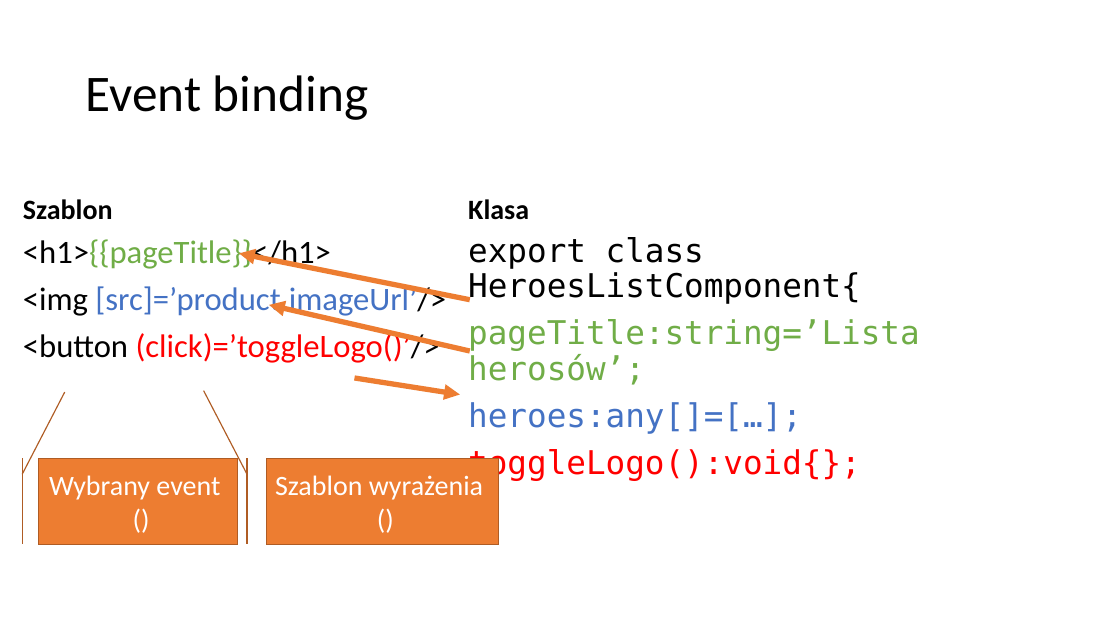
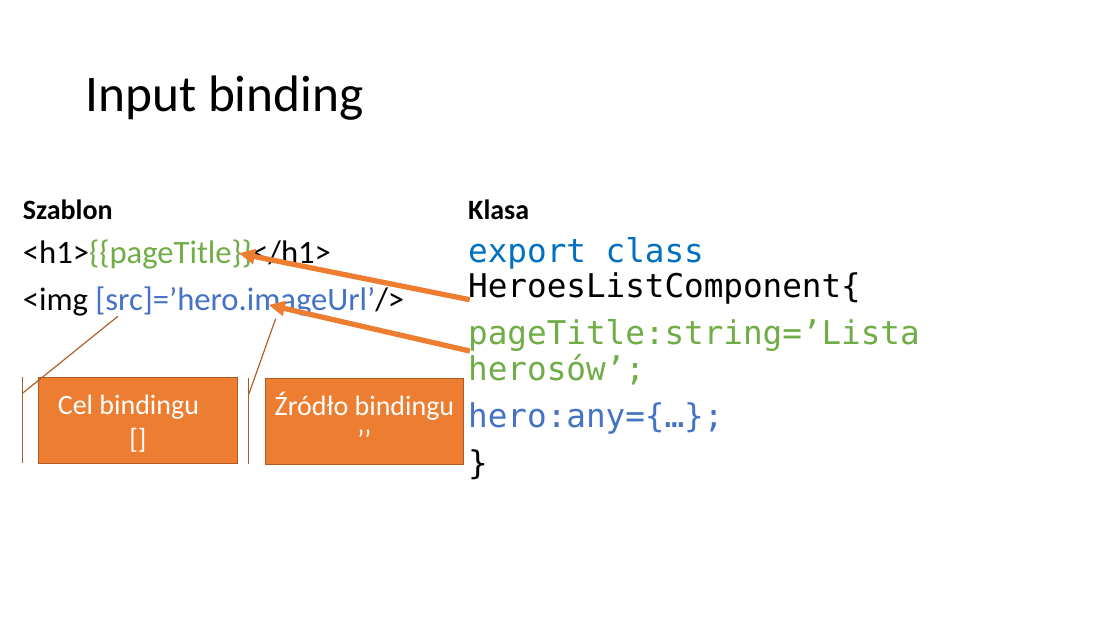
Before and after one commit to VadimPeczynski/Angular-Workshop, a slide deck: slide 5 of 2/presentation/Angular 2.pptx. Drawn at 1120x630 pixels with LibreOffice and Linux fonts; fonts in the diff are those of the drawing. Boxes give left, top, right and bottom in pixels: in the first picture for what was removed or moved away, otherwise in the second. Text is boxed around its words. In the diff, an @@ line names an element or a change of style, - is before the commit and + after.

```diff
--- a/2/presentation/Angular 2.pptx
+++ b/2/presentation/Angular 2.pptx
@@ title at [86,75,363,120]: text changed @@
-Event binding
+Input binding
@@ text at [468,237,861,304]: text colour #000000 to #0070C0 in "export class" @@
@@ text at [23,283,404,318]: text changed @@
-<img [src]=’product.imageUrl’/>
-<button (click)=’toggleLogo()’/>
+<img [src]=’hero.imageUrl’/>
@@ accent border callout added at [39,377,237,463], fill #ED7D31, outline #AF5C24 1 pt, 24 pt, text #FFFFFF @@
+Cel bindingu []
@@ accent border callout added at [266,378,464,464], fill #ED7D31, outline #AF5C24 1 pt, 24 pt, text #FFFFFF @@
+Źródło bindingu ’’
@@ arrow removed from (355, 378) to (460, 395) @@
@@ text at [468,402,723,434]: text changed; text colour #FF0000 to #4472C4 @@
-heroes:any[]=[…];
-toggleLogo():void{};
+hero:any={…};
@@ accent border callout removed at [39,458,237,544] @@
-Wybrany event ()
@@ accent border callout removed at [266,458,498,544] @@
-Szablon wyrażenia ()
```
Also in this commit, not shown: 10 other slides changed, 1 slide added.
